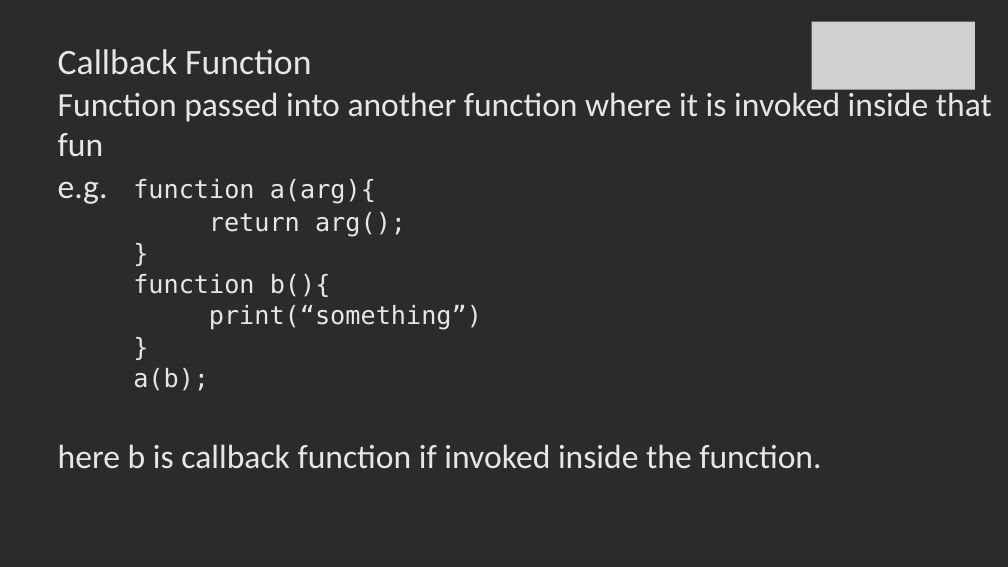
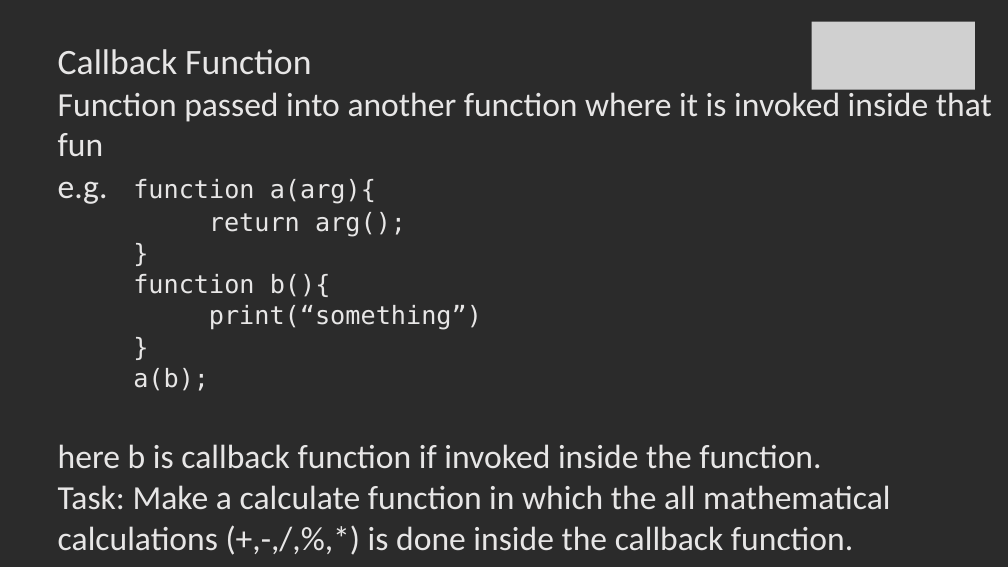
Before and after one commit to SachinBarpanda/WebDevGla, a slide deck: slide 27 of JS.pptx. Drawn at 1008x567 pixels with LibreOffice and Linux fonts; fonts in the diff are those of the drawing; grey boxes stand for pictures; background and template pictures are left out; a plain dark background stands for a picture behind light text. Boxes give left, top, right and bottom in pixels: in the first picture for what was removed or moved away, otherwise in the second. Text is boxed around its words. In the diff, an @@ line names an element or a change of style, - is before the commit and + after.

```diff
--- a/JS.pptx
+++ b/JS.pptx
@@ text at <box>58,485,890,551</box>: paragraph added @@
+Task: Make a calculate function in which the all mathematical calculations (+,-,/,%,*) is done inside the callback function.
```
Also in this commit, not shown: 13 slides added, 1 slide removed, 58 other files.
